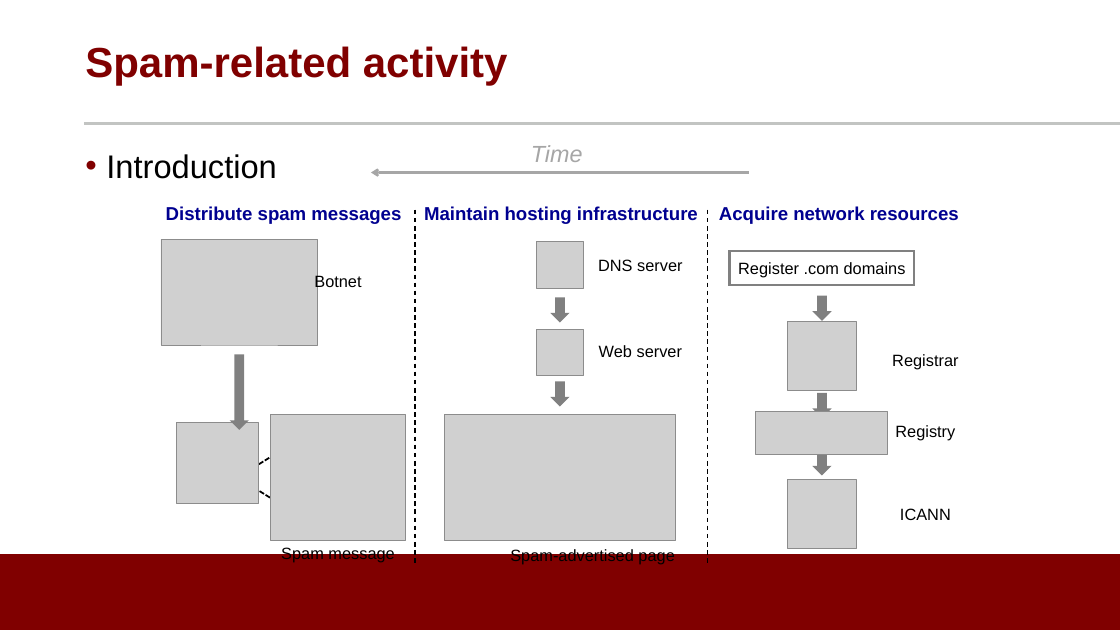
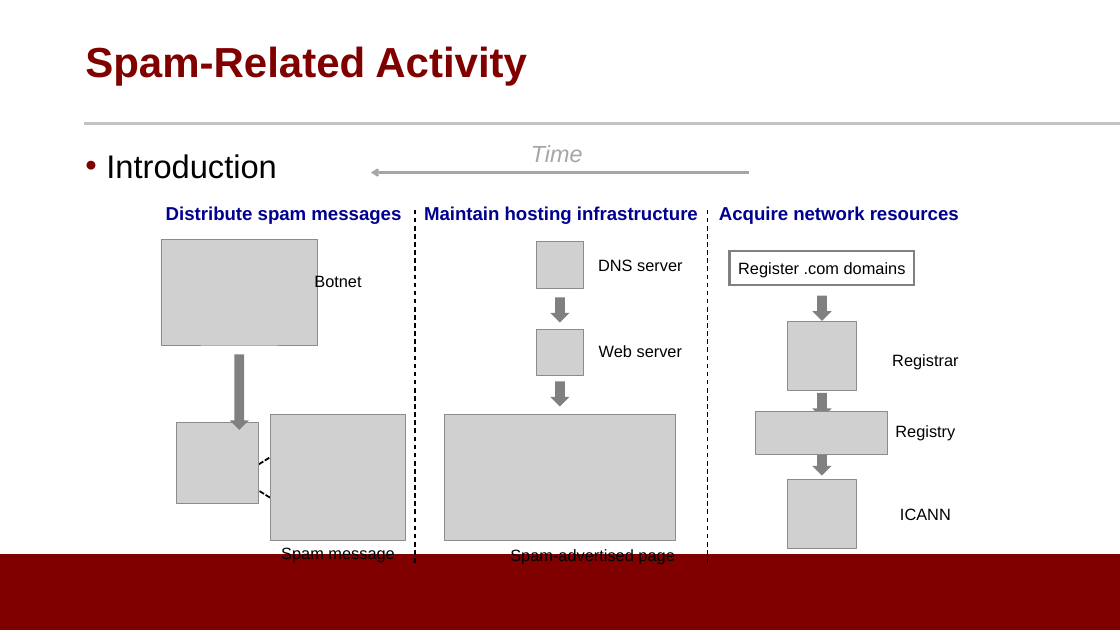
Before and after one commit to noise-lab/ML-Cybersecurity, a slide deck: slide 5 of module-3/ppt/3.2-Supervised Learning.pptx. Drawn at 1120x630 pixels with LibreOffice and Linux fonts; fonts in the diff are those of the drawing; grey boxes stand for pictures; background and template pictures are left out. Boxes give left, top, right and bottom in pixels: in the first picture for what was removed or moved away, otherwise in the second. Text is boxed around its words. In the diff, an @@ line names an element or a change of style, - is before the commit and + after.

```diff
--- a/module-3/ppt/3.2-Supervised Learning.pptx
+++ b/module-3/ppt/3.2-Supervised Learning.pptx
@@ title at <box>85,46,527,86</box>: text changed @@
-Spam-related activity
+Spam-Related Activity
```
Also in this commit, not shown: 15 other slides changed.
